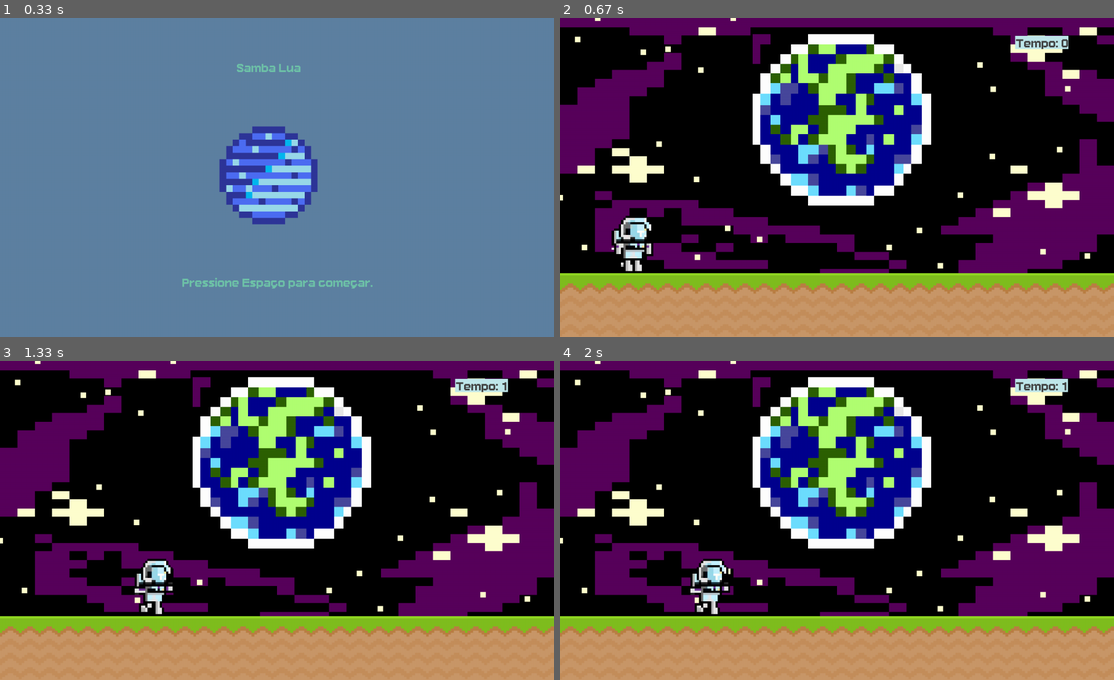
Above: before the commit, frames 1-4 (two rows, left to right).
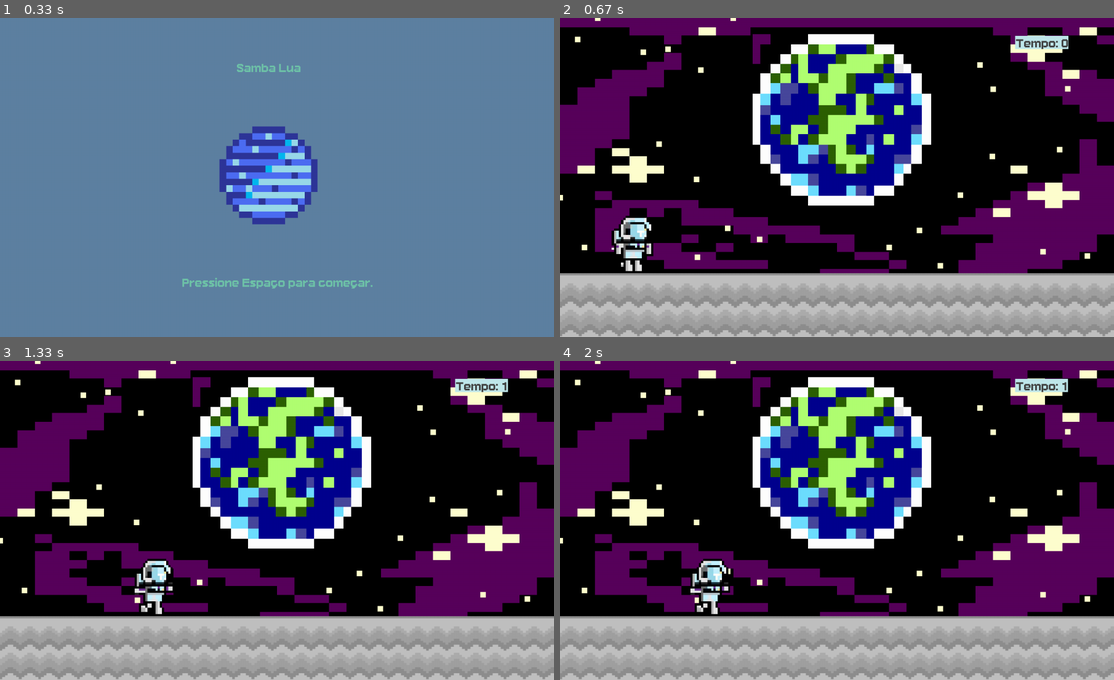
Above: after the commit, the same moments.

Repository: Guiabg/Pygame
Game: pygame game, started from Pygame-main/Game/sambanalua.py
The game is run twice, just before and just after one commit, with the same random seed, the same clock (stepped at 60 frames per second) and the same inputs.
Inputs:
- Up to frame 1 (0.33 s): no input
- Up to frame 2 (0.67 s): tap Space at 0.33 s
- Up to frame 3 (1.33 s): hold Right 0.67-1.13 s; hold Right from 1.17 s (still down)
- Up to frame 4 (2 s): release Right at 1.63 s; hold Left from 1.67 s (still down)

Frame 1 is identical in both runs. In frame 2, 20% of the frame differs, in the area x 0-100%, y 79-100%; in frame 3, 20%; in frame 4, 20%.

Commit message:
chao colocado

Diff:
--- a/Pygame-main/Game/sambanalua.py
+++ b/Pygame-main/Game/sambanalua.py
@@ -11,12 +11,10 @@
 
 # Carrega a música
 pygame.mixer.music.load(os.path.join(sourceFileDir, 'audio', 'music.wav'))
-pygame.mixer.music.play(-1)  # -1 faz a música tocar em loop infinito
-
-# =====================
+pygame.mixer.music.play(-1)  # faz a música tocar em loop infinito
+
+
 # FUNÇÕES
-# =====================
-
 # Pontuação
 def display_score():
     current_time = int(pygame.time.get_ticks() / 1000) - start_time
@@ -68,9 +66,8 @@
         else:
             astro_surf = astro_stand
 
-# =====================
+
 # INÍCIO DO JOGO
-# =====================
 pygame.init()
 screen = pygame.display.set_mode((1300, 750))
 pygame.display.set_caption('Samba na Lua')
@@ -97,9 +94,8 @@
 ground_big = pygame.transform.scale(ground_surf, (1300, 200))
 planeta = pygame.transform.scale(planeta, (230, 230))
 
-# =====================
+
 # SPRITES DO ASTRONAUTA
-# =====================
 astro_walk = []
 for i in range(1, 9):
     img = pygame.image.load(os.path.join(sourceFileDir, 'sprites', f'spr_{i}.png')).convert_alpha()
@@ -138,9 +134,9 @@
 # Gravidade
 astro_grav = 0
 
-# =====================
+
 # LOOP PRINCIPAL
-# =====================
+
 while True:
     for event in pygame.event.get():
         if event.type == pygame.QUIT:
Binary file changed: Pygame-main/Game/graphics/ground.png
